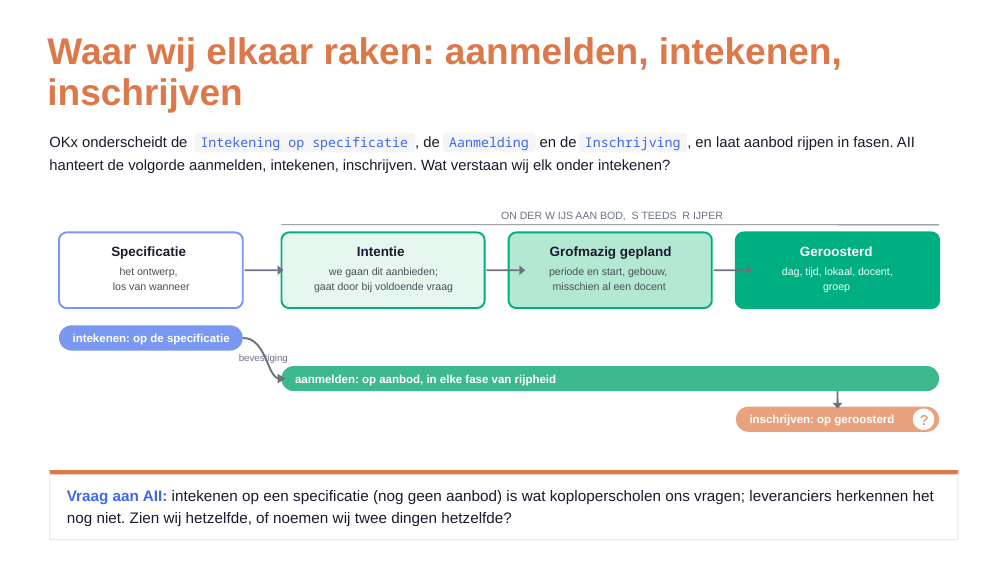
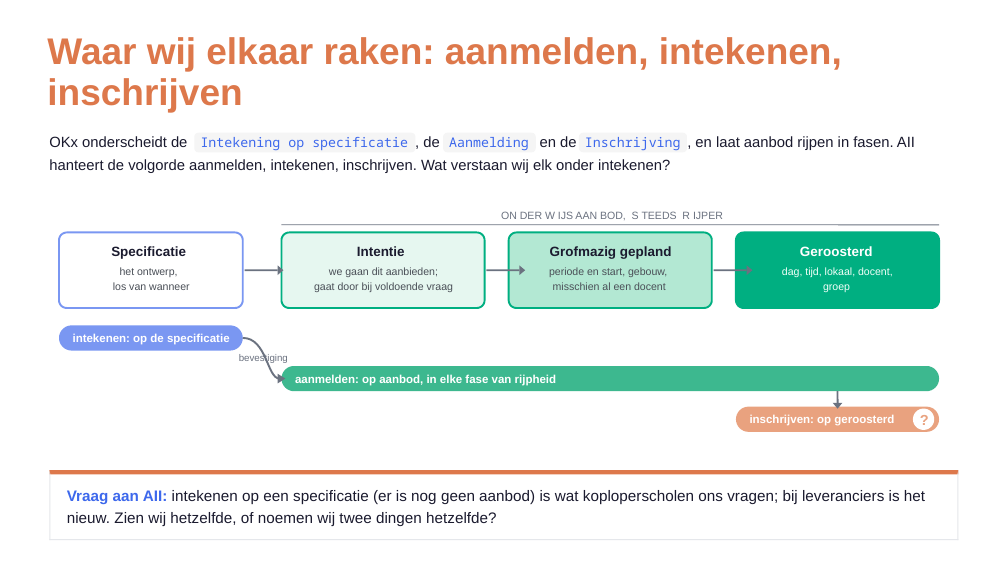
Before and after one commit to Npuls-OKx/meta, a slide deck: slide 9 of presentaties/export/260921_alignment_npuls_pijlers/260921_alignment_npuls_pijlers.pptx. Drawn at 1008x568 pixels with LibreOffice and Linux fonts; fonts in the diff are those of the drawing; background and template pictures are left out. Boxes give left, top, right and bottom in pixels: in the first picture for what was removed or moved away, otherwise in the second. Text is boxed around its words. In the diff, an @@ line names an element or a change of style, - is before the commit and + after.

```diff
--- a/presentaties/export/260921_alignment_npuls_pijlers/260921_alignment_npuls_pijlers.pptx
+++ b/presentaties/export/260921_alignment_npuls_pijlers/260921_alignment_npuls_pijlers.pptx
@@ text at (x1=67, y1=490, x2=925, y2=504): text changed @@
-Vraag aan AII: intekenen op een speciﬁcatie (nog geen aanbod) is wat koploperscholen ons vragen; leveranciers herkennen het
+Vraag aan AII: intekenen op een speciﬁcatie (er is nog geen aanbod) is wat koploperscholen ons vragen; bij leveranciers is het
@@ text at (x1=67, y1=512, x2=496, y2=526): text changed @@
-nog niet. Zien wij hetzelfde, of noemen wij twee dingen hetzelfde?
+nieuw. Zien wij hetzelfde, of noemen wij twee dingen hetzelfde?
```
Also in this commit, not shown: 6 other slides changed, 4 other files.
